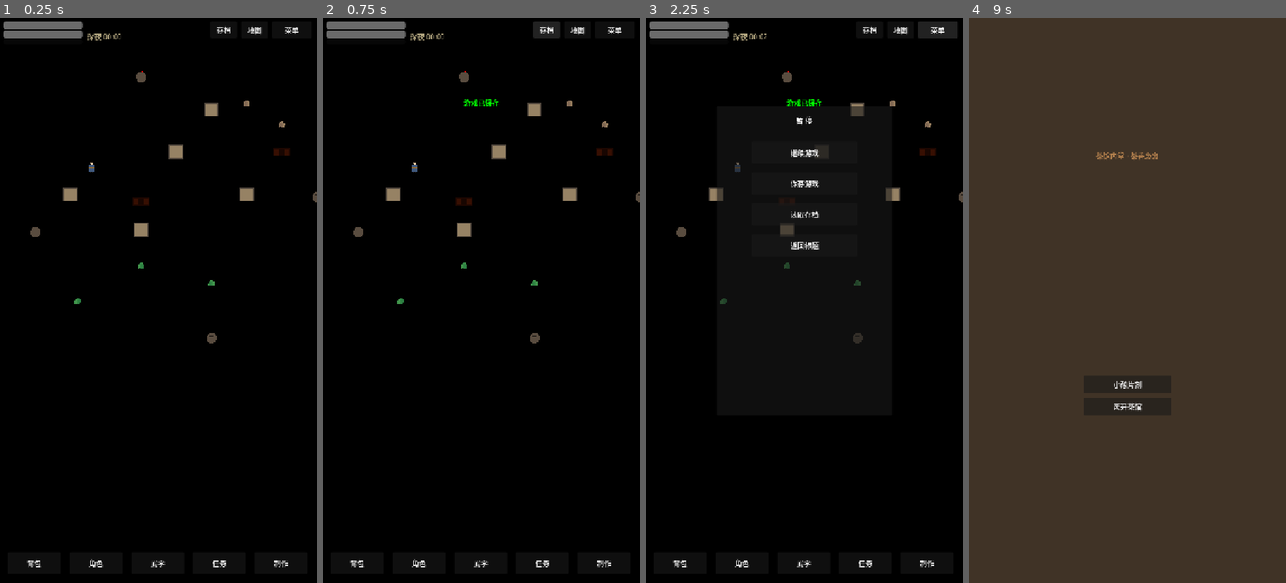
Above: before the commit, frames 1-4 (left to right).
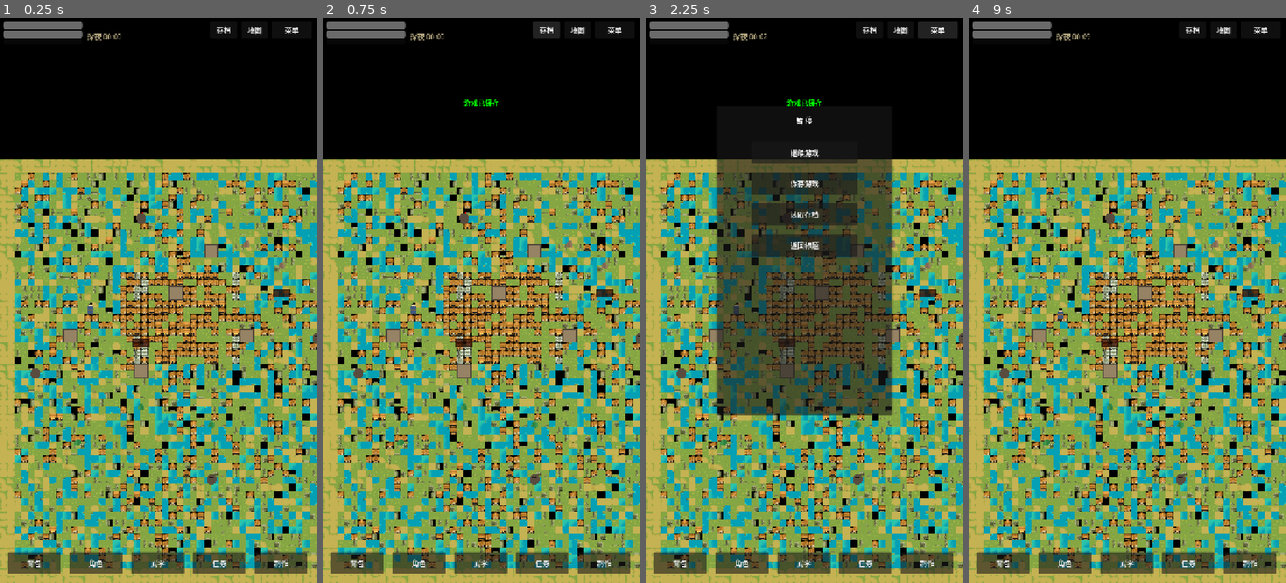
Above: after the commit, the same moments.

Repository: XinTianyu-Sky/WOTW
Game: Godot game, scene res://scenes/world/world.tscn
Two runs of this game, one before a commit and one after it. Both use one fixed random seed, a clock stepped at 60 frames per second and the inputs below. This scene is started directly instead of the project's main scene.
Inputs:
- Up to frame 1 (0.25 s): no input
- Up to frame 2 (0.75 s): click "存档" at 0.5 s
- Up to frame 3 (2.25 s): click "地图" at 1.25 s; click "菜单" at 2 s
- Up to frame 4 (9 s): click "背包" at 2.75 s; click "角色" at 3.5 s; click "武学" at 4.25 s; click "任务" at 5 s; click "制作" at 5.75 s; click "X" at 6.5 s; tap Enter at 7.25, 8.75 s; hold D (move_right) 7.28-8.03 s; hold E (interact) 7.28-8.03 s; tap Space at 8 s; hold S (move_down) 8.03-8.78 s; tap Shift (sprint) at 8.1 s; hold D (move_right) from 8.78 s (still down); hold E (interact) from 8.78 s (still down)

The runs differ from the first frame. In frame 1, 72% of the frame differs, in the area x 0-100%, y 9-100%; in frame 2, 72%; in frame 3, 71%; in frame 4, 99%, in the area x 0-100%, y 0-100%.
Error before the commit: Parse Error: Expected end of statement after variable declaration, found "," instead. (res://scripts/world/map_manager.gd:163)

Commit message:
- 重写了 map_manager.gd：     - 瓦片改为 16×16，地图扩至 80×60 格（保持 1280×960 世界尺寸不变）     - 从图集中选取了草地、水域、山崖、土路、树木、建筑共 6 类瓦片     - 保持噪声高度场驱动地形：低洼→湖/河，中山→草地/树林，高山→山崖     - 村庄场景自动生成建筑群 + 辐射土路     - 碰撞瓦片（水域/山崖/树木/建筑）自动添加碰撞多边形   - 更新了 world.tscn 的村庄中心坐标适配新网格

Diff:
--- a/scenes/world/world.tscn
+++ b/scenes/world/world.tscn
@@ -31,7 +31,7 @@
 [node name="TileMapLayer" type="TileMapLayer" parent="."]
 script = ExtResource("3_map")
 has_village = true
-village_center = Vector2i(13, 11)
+village_center = Vector2i(25, 22)
 
 [node name="Player" type="CharacterBody2D" parent="."]
 script = ExtResource("8_player")
--- a/scripts/world/map_manager.gd
+++ b/scripts/world/map_manager.gd
@@ -1,37 +1,85 @@
 # MapManager.gd
-# 地图渲染管理器：噪声高度场驱动地形，程序化 TileSet
+# 使用 Puny World 像素风瓦片集的地图渲染
 class_name MapManager
 extends TileMapLayer
 
-enum TileType {
-	GRASS_1, GRASS_2, GRASS_FLOWER, DIRT,
-	WATER, MOUNTAIN, TREE, BUILDING
-}
-
-const TILE_SIZE: int = 32
-const BLOCKED_TILES: Array = [TileType.WATER, TileType.MOUNTAIN, TileType.TREE, TileType.BUILDING]
-const MAP_W: int = 40
-const MAP_H: int = 30
-
-var _tile_set: TileSet = null
+# Puny World tiles are 16x16, map is 80×60 = 1280×960
+const TILE_SZ: int = 16
+const MAP_W: int = 80
+const MAP_H: int = 60
+
+# ---- 瓦片图集坐标（Puny World Overworld） ----
+# 草地块（左上角 0-2 列）
+const T_GRASS = [
+	Vector2i(0, 0), Vector2i(1, 0), Vector2i(2, 0),
+	Vector2i(0, 1), Vector2i(1, 1), Vector2i(2, 1),
+	Vector2i(0, 2), Vector2i(1, 2), Vector2i(2, 2),
+]
+# 带装饰的草地
+const T_GRASS_DECOR = [
+	Vector2i(0, 4), Vector2i(1, 4), Vector2i(2, 4),
+	Vector2i(3, 4), Vector2i(4, 4), Vector2i(0, 5),
+	Vector2i(2, 5), Vector2i(3, 5), Vector2i(4, 5),
+]
+# 水域帧（行 10-21 包含多帧动画）
+const T_WATER_A = [Vector2i(10, 10), Vector2i(11, 10), Vector2i(17, 10)]
+const T_WATER_B = [Vector2i(10, 11), Vector2i(11, 11), Vector2i(17, 11)]
+# 山崖
+const T_CLIFF_SOLID = Vector2i(8, 1)
+const T_CLIFF_EDGE = [Vector2i(5, 0), Vector2i(6, 0), Vector2i(4, 1), Vector2i(5, 1)]
+# 土路
+const T_DIRT = [
+	Vector2i(6, 27), Vector2i(7, 27), Vector2i(5, 28),
+	Vector2i(6, 28), Vector2i(7, 28),
+]
+# 树木
+const T_TREE = [
+	Vector2i(6, 4), Vector2i(10, 4), Vector2i(12, 4),
+	Vector2i(6, 5), Vector2i(10, 5), Vector2i(12, 5),
+	Vector2i(15, 5), Vector2i(16, 5), Vector2i(18, 5),
+]
+# 建筑（墙 + 屋顶）
+const T_BLDG_WALL = [Vector2i(10, 28), Vector2i(11, 28), Vector2i(14, 28), Vector2i(15, 28)]
+const T_BLDG_ROOF = [Vector2i(5, 28), Vector2i(6, 28), Vector2i(7, 28), Vector2i(8, 28)]
+
+var _blocked_set: Dictionary = {}
 var _rng = RandomNumberGenerator.new()
 
 @export var map_seed: int = 42
 @export var has_village: bool = false
-@export var village_center: Vector2i = Vector2i(20, 20)
+@export var village_center: Vector2i = Vector2i(40, 30)
+@export var water_level: float = -0.28
+@export var mountain_level: float = 0.52
 
 func _ready() -> void:
 	_rng.seed = map_seed
-	_tile_set = _create_tileset()
-	tile_set = _tile_set
+	_build_blocked_set()
+	var ts = _create_tileset()
+	tile_set = ts
 	_draw_map()
 	_setup_camera_bounds()
+
+func _build_blocked_set() -> void:
+	var blocked_coords = [
+		T_CLIFF_SOLID,
+		T_WATER_A[0], T_WATER_A[1], T_WATER_A[2],
+		T_WATER_B[0], T_WATER_B[1], T_WATER_B[2],
+	]
+	blocked_coords.append_array(T_CLIFF_EDGE)
+	blocked_coords.append_array(T_BLDG_WALL)
+	blocked_coords.append_array(T_BLDG_ROOF)
+	blocked_coords.append_array(T_TREE)
+	for c in blocked_coords:
+		_blocked_set[c] = true
 
 # ---- TileSet 构建 ----
 func _create_tileset() -> TileSet:
 	var ts = TileSet.new()
-	var tex = _generate_tileset_texture()
+	ts.tile_size = Vector2i(TILE_SZ, TILE_SZ)
+
+	var tex = load("res://assets/tilesets/punyworld_overworld.png") as Texture2D
 	if not tex:
+		push_error("MapManager: 无法加载 Puny World 瓦片集")
 		return ts
 
 	ts.add_physics_layer(0)
@@ -39,177 +87,34 @@
 
 	var source = TileSetAtlasSource.new()
 	source.texture = tex
-	source.texture_region_size = Vector2i(TILE_SIZE, TILE_SIZE)
-	ts.add_source(source, 0)
-
-	for i in range(8):
-		var coords = Vector2i(i, 0)
-		source.create_tile(coords, Vector2i(1, 1))
-		var td = source.get_tile_data(coords, 0)
-		if not td:
-			continue
-		if i in BLOCKED_TILES:
-			td.add_collision_polygon(0)
-			td.set_collision_polygon_points(0, 0, PackedVector2Array([
-				Vector2(0, 0), Vector2(TILE_SIZE, 0),
-				Vector2(TILE_SIZE, TILE_SIZE), Vector2(0, TILE_SIZE)
-			]))
+	source.texture_region_size = Vector2i(TILE_SZ, TILE_SZ)
+	var source_id = ts.add_source(source)
+
+	# 为每个用到的瓦片创建 tile，碰撞瓦片加碰撞
+	var all_coords: Array[Vector2i] = []
+	all_coords.append_array(T_GRASS)
+	all_coords.append_array(T_GRASS_DECOR)
+	all_coords.append_array(T_WATER_A)
+	all_coords.append_array(T_WATER_B)
+	all_coords.append(T_CLIFF_SOLID)
+	all_coords.append_array(T_CLIFF_EDGE)
+	all_coords.append_array(T_DIRT)
+	all_coords.append_array(T_TREE)
+	all_coords.append_array(T_BLDG_WALL)
+	all_coords.append_array(T_BLDG_ROOF)
+
+	for coord in all_coords:
+		source.create_tile(coord, Vector2i(1, 1))
+		if _blocked_set.has(coord):
+			var td = source.get_tile_data(coord, 0)
+			if td:
+				td.add_collision_polygon(0)
+				td.set_collision_polygon_points(0, 0, PackedVector2Array([
+					Vector2(0, 0), Vector2(TILE_SZ, 0),
+					Vector2(TILE_SZ, TILE_SZ), Vector2(0, TILE_SZ),
+				]))
 
 	return ts
-
-# ---- 程序化纹理 ----
-func _generate_tileset_texture() -> ImageTexture:
-	var img = Image.create(8 * TILE_SIZE, TILE_SIZE, false, Image.FORMAT_RGBA8)
-	_fill_grass(img, TileType.GRASS_1, Color(0.28, 0.42, 0.18))
-	_fill_grass(img, TileType.GRASS_2, Color(0.34, 0.50, 0.24))
-	_fill_grass_flower(img, TileType.GRASS_FLOWER)
-	_fill_dirt(img, TileType.DIRT)
-	_fill_water(img, TileType.WATER)
-	_fill_mountain(img, TileType.MOUNTAIN)
-	_fill_tree(img, TileType.TREE)
-	_fill_building(img, TileType.BUILDING)
-	return ImageTexture.create_from_image(img)
-
-func _fill_grass(img: Image, idx: int, base: Color) -> void:
-	var ox = idx * TILE_SIZE
-	for y in range(TILE_SIZE):
-		for x in range(TILE_SIZE):
-			var n = _hash_noise(ox + x, y) * 0.07
-			# 草叶纹理：细竖线微调
-			var blade = 0.0
-			if x % 5 < 2:
-				blade = 0.03
-			var c = base
-			c.r = clamp(c.r + n + blade * 0.3, 0, 1)
-			c.g = clamp(c.g + n + blade, 0, 1)
-			c.b = clamp(c.b + n * 0.5, 0, 1)
-			img.set_pixel(ox + x, y, c)
-
-func _fill_grass_flower(img: Image, idx: int) -> void:
-	var base = Color(0.30, 0.46, 0.20)
-	_fill_grass(img, idx, base)
-	var ox = idx * TILE_SIZE
-	# 散布小花
-	var flower_colors = [Color(1, 0.85, 0.2), Color(0.95, 0.45, 0.65), Color(1, 1, 0.7), Color(0.65, 0.55, 1)]
-	for _i in range(10):
-		var fx = _rng.randi_range(4, 27)
-		var fy = _rng.randi_range(4, 27)
-		var fc = flower_colors[_rng.randi() % flower_colors.size()]
-		for dy in range(-1, 2):
-			for dx in range(-1, 2):
-				if abs(dx) + abs(dy) <= 1:
-					var px = ox + fx + dx
-					var py = fy + dy
-					if px >= ox and px < ox + TILE_SIZE and py >= 0 and py < TILE_SIZE:
-						img.set_pixel(px, py, fc)
-
-func _fill_dirt(img: Image, idx: int) -> void:
-	var ox = idx * TILE_SIZE
-	var base = Color(0.48, 0.35, 0.22)
-	for y in range(TILE_SIZE):
-		for x in range(TILE_SIZE):
-			var n = _hash_noise(ox + x + 50, y + 50) * 0.09
-			# 碎石颗粒
-			var grain = _hash_noise(ox + x * 3, y * 3 + 20) * 0.04
-			var c = base
-			c.r = clamp(c.r + n + grain, 0, 1)
-			c.g = clamp(c.g + n * 0.8 + grain, 0, 1)
-			c.b = clamp(c.b + n * 0.4, 0, 1)
-			img.set_pixel(ox + x, y, c)
-
-func _fill_water(img: Image, idx: int) -> void:
-	var ox = idx * TILE_SIZE
-	var deep = Color(0.08, 0.18, 0.36)
-	var shallow = Color(0.18, 0.35, 0.55)
-	for y in range(TILE_SIZE):
-		for x in range(TILE_SIZE):
-			var t = (sin(x * 0.5 + y * 0.35) + 1) * 0.5
-			var n = _hash_noise(ox + x + 70, y + 70) * 0.06
-			var c = deep.lerp(shallow, t)
-			c.r = clamp(c.r + n, 0, 1)
-			c.g = clamp(c.g + n * 0.8, 0, 1)
-			c.b = clamp(c.b + n * 0.6, 0, 1)
-			# 波光
-			if (x + y * 3 + int(sin(x * 0.8 + y * 0.7) * 3)) % 13 == 0:
-				c = c.lightened(0.12)
-			img.set_pixel(ox + x, y, c)
-
-func _fill_mountain(img: Image, idx: int) -> void:
-	var ox = idx * TILE_SIZE
-	var rock = Color(0.35, 0.30, 0.28)
-	var highlight = Color(0.50, 0.45, 0.40)
-	for y in range(TILE_SIZE):
-		for x in range(TILE_SIZE):
-			var n = _hash_noise(ox + x + 90, y + 90) * 0.12
-			# 棱角感：菱形高光
-			var ridge = 1.0 - abs(float(x - 16) + float(y - 16)) / 32.0
-			ridge = clamp(ridge, 0.0, 1.0)
-			var c = rock.lerp(highlight, ridge * 0.5)
-			c.r = clamp(c.r + n, 0, 1)
-			c.g = clamp(c.g + n * 0.7, 0, 1)
-			c.b = clamp(c.b + n * 0.4, 0, 1)
-			# 顶部积雪
-			if y < 6 and ridge > 0.4:
-				c = c.lerp(Color(0.85, 0.85, 0.9), (6 - y) / 6.0 * ridge)
-			img.set_pixel(ox + x, y, c)
-
-func _fill_tree(img: Image, idx: int) -> void:
-	var ox = idx * TILE_SIZE
-	var canopy = Color(0.12, 0.25, 0.08)
-	var highlight_c = Color(0.22, 0.38, 0.14)
-	var trunk = Color(0.35, 0.2, 0.1)
-	for y in range(TILE_SIZE):
-		for x in range(TILE_SIZE):
-			var cx, cy: float
-			if y < 8:
-				cx = 15.5; cy = 16.0
-			else:
-				cx = 15.5; cy = 14.0
-			var dist = sqrt((x - cx) * (x - cx) + (y - cy) * (y - cy))
-			var c: Color
-			if y >= 22 and x >= 13 and x <= 18:
-				c = trunk
-			elif dist < 13:
-				var n = _hash_noise(ox + x + 110, y + 110) * 0.08
-				c = canopy.lerp(highlight_c, 1.0 - dist / 14.0)
-				c.g = clamp(c.g + n, 0, 1)
-			else:
-				c = Color(0, 0, 0, 0)
-			img.set_pixel(ox + x, y, c)
-
-func _fill_building(img: Image, idx: int) -> void:
-	var ox = idx * TILE_SIZE
-	var roof_c = Color(0.4, 0.15, 0.08)
-	var wall_c = Color(0.6, 0.45, 0.3)
-	var window_c = Color(0.1, 0.08, 0.04)
-	var door_c = Color(0.25, 0.15, 0.08)
-	for y in range(TILE_SIZE):
-		for x in range(TILE_SIZE):
-			var c: Color
-			var n = _hash_noise(ox + x + 130, y + 130) * 0.04
-			if y < 9:
-				c = roof_c
-				# 瓦片纹路
-				if y % 4 < 2 and x % 6 < 3:
-					c = c.darkened(0.08)
-			else:
-				c = wall_c
-				# 砖缝
-				if y % 6 == 0 or x % 8 == 0:
-					c = c.darkened(0.06)
-			c.r = clamp(c.r + n, 0, 1)
-			c.g = clamp(c.g + n, 0, 1)
-			img.set_pixel(ox + x, y, c)
-	# 窗户
-	for wy in [13, 19]:
-		for wx in [5, 21]:
-			for dy in range(4):
-				for dx in range(4):
-					img.set_pixel(ox + wx + dx, wy + dy, window_c)
-	# 门
-	for dy in range(6):
-		for dx in range(4):
-			img.set_pixel(ox + 14 + dx, 20 + dy, door_c)
 
 # ---- 噪声 ----
 func _hash_noise(x: int, y: int) -> float:
@@ -219,9 +124,7 @@
 	return (float(v % 1000) / 500.0) - 1.0
 
 func _fbm(x: int, y: int, octaves: int = 3) -> float:
-	var v = 0.0
-	var amp = 0.6
-	var total = 0.0
+	var v = 0.0; var amp = 0.6; var total = 0.0
 	var sx = x; var sy = y
 	for _i in range(octaves):
 		v += _hash_noise(sx, sy) * amp
@@ -235,11 +138,14 @@
 func _draw_map() -> void:
 	clear()
 	var height_map = _build_height_map()
+	var tree_map = _build_tree_map()
 	var path_set = _build_path_set()
+
 	for y in range(MAP_H):
 		for x in range(MAP_W):
-			var tile = _classify_tile(x, y, height_map[y][x], path_set)
-			set_cell(Vector2i(x, y), 0, Vector2i(tile, 0))
+			var h = height_map[y][x]
+			var tile = _pick_tile(x, y, h, tree_map[y][x], path_set)
+			set_cell(Vector2i(x, y), 0, tile)
 
 func _build_height_map() -> Array:
 	var map = []
@@ -250,80 +156,88 @@
 		map.append(row)
 	return map
 
+func _build_tree_map() -> Array:
+	var map = []
+	for y in range(MAP_H):
+		var row = []
+		for x in range(MAP_W):
+			row.append(_hash_noise(x * 3 + 300, y * 3 + 300))
+		map.append(row)
+	return map
+
 func _build_path_set() -> Dictionary:
 	var paths = {}
 	if not has_village:
 		return paths
 	var vc = village_center
-	# 从村庄向四方的土路
 	for dir in [Vector2i(0, -1), Vector2i(0, 1), Vector2i(-1, 0), Vector2i(1, 0)]:
 		var cur = vc
-		for _step in range(35):
+		for _step in range(60):
 			cur += dir
-			if cur.x < 2 or cur.x >= MAP_W - 2 or cur.y < 2 or cur.y >= MAP_H - 2:
+			if cur.x < 3 or cur.x >= MAP_W - 3 or cur.y < 3 or cur.y >= MAP_H - 3:
 				break
-			# 略微随机摆动
 			var wobble = Vector2i(0, 0)
 			if dir.x == 0:
-				wobble.x = int(_hash_noise(cur.x, cur.y + map_seed) * 2.5)
+				wobble.x = int(_hash_noise(cur.x, cur.y + map_seed) * 3.5)
 			else:
-				wobble.y = int(_hash_noise(cur.x + map_seed, cur.y) * 2.5)
+				wobble.y = int(_hash_noise(cur.x + map_seed, cur.y) * 3.5)
 			var p = cur + wobble
 			if p.x >= 0 and p.x < MAP_W and p.y >= 0 and p.y < MAP_H:
 				paths[Vector2i(p.x, p.y)] = true
 	return paths
 
-func _classify_tile(x: int, y: int, height: float, paths: Dictionary) -> int:
+func _pick_tile(x: int, y: int, height: float, tree_noise: float, paths: Dictionary) -> Vector2i:
 	var pos = Vector2i(x, y)
 
-	# 边界强制山脉
+	# 边界强制山崖
 	if x <= 1 or x >= MAP_W - 2 or y <= 1 or y >= MAP_H - 2:
-		return TileType.MOUNTAIN
-
-	# 村庄区域
+		return _rand_pick(T_CLIFF_EDGE if _rng.randf() < 0.7 else [T_CLIFF_SOLID])
+
+	# 村庄
 	if has_village:
 		var vc = village_center
-		# 村庄建筑
-		if abs(x - vc.x) <= 4 and abs(y - vc.y) <= 3:
+		var dx = x - vc.x; var dy = y - vc.y
+		if abs(dx) <= 8 and abs(dy) <= 6:
 			# 建筑群
-			if (x - vc.x + 10) % 5 >= 2 and (y - vc.y + 10) % 4 >= 1:
-				return TileType.BUILDING
-			return TileType.DIRT
-		# 村庄周边清理区
-		if abs(x - vc.x) <= 6 and abs(y - vc.y) <= 5:
+			if abs(dx) >= 5 and abs(dy) >= 3 and (dx + 30) % 7 >= 3:
+				if (x + y) % 3 == 0:
+					return _rand_pick(T_BLDG_ROOF)
+				return _rand_pick(T_BLDG_WALL)
+			return _rand_pick(T_DIRT if paths.has(pos) or _rng.randf() < 0.6 else T_GRASS)
+		if abs(dx) <= 12 and abs(dy) <= 10:
 			if paths.has(pos):
-				return TileType.DIRT
-			return _pick_grass()
+				return _rand_pick(T_DIRT)
 
 	# 道路
 	if paths.has(pos):
-		return TileType.DIRT
+		return _rand_pick(T_DIRT)
 
 	# 高度 → 地形
-	if height < -0.32:
-		return TileType.WATER
-	elif height < -0.08:
-		return TileType.DIRT
-	elif height < 0.15:
-		return TileType.GRASS_2
-	elif height < 0.42:
-		return TileType.GRASS_1
-	elif height < 0.58:
-		# 高地散树
-		var tree_noise = _hash_noise(x * 3 + 300, y * 3 + 300)
-		if tree_noise > 0.55:
-			return TileType.TREE
-		return TileType.GRASS_FLOWER
+	if height < water_level:
+		if _rng.randf() < 0.5:
+			return _rand_pick(T_WATER_A)
+		return _rand_pick(T_WATER_B)
+	elif height < water_level + 0.1:
+		return _rand_pick(T_DIRT)
+	elif height < mountain_level:
+		if tree_noise > 0.62 and height < mountain_level - 0.1:
+			return _rand_pick(T_TREE)
+		if height > mountain_level - 0.08:
+			if _rng.randf() < 0.4:
+				return _rand_pick(T_CLIFF_EDGE)
+			return _rand_pick(T_GRASS_DECOR)
+		if _rng.randf() < 0.7:
+			return _rand_pick(T_GRASS)
+		return _rand_pick(T_GRASS_DECOR)
 	else:
-		return TileType.MOUNTAIN
-
-func _pick_grass() -> int:
-	var r = _rng.randf()
-	if r < 0.70: return TileType.GRASS_1
-	if r < 0.90: return TileType.GRASS_2
-	return TileType.GRASS_FLOWER
+		if _rng.randf() < 0.6:
+			return T_CLIFF_SOLID
+		return _rand_pick(T_CLIFF_EDGE)
+
+func _rand_pick(arr: Array) -> Variant:
+	return arr[_rng.randi() % arr.size()]
 
 func _setup_camera_bounds() -> void:
 	var cam = get_viewport().get_camera_2d()
 	if cam and cam.has_method("set_map_bounds"):
-		cam.set_map_bounds(Rect2(0, 0, MAP_W * TILE_SIZE, MAP_H * TILE_SIZE))
+		cam.set_map_bounds(Rect2(0, 0, MAP_W * TILE_SZ, MAP_H * TILE_SZ))
Not shown, added: .claude/settings.local.json
Binary file added: assets/tilesets/punyworld_overworld.png
Not shown, added: assets/tilesets/punyworld_overworld.png.import
